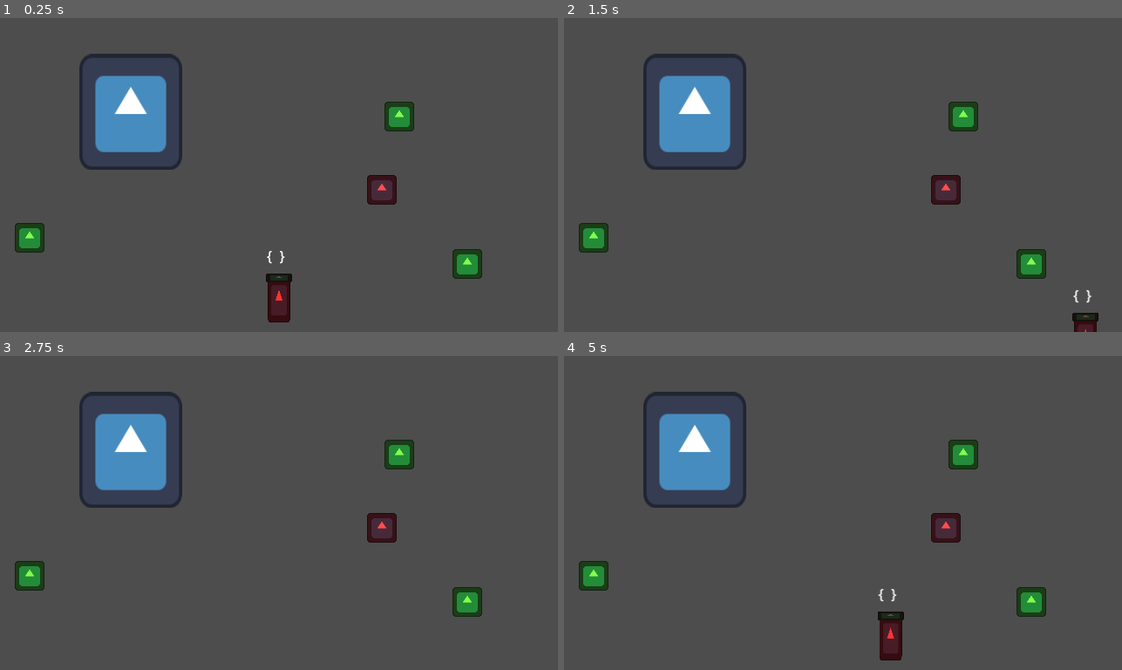
Above: before the commit, frames 1-4 (two rows, left to right).
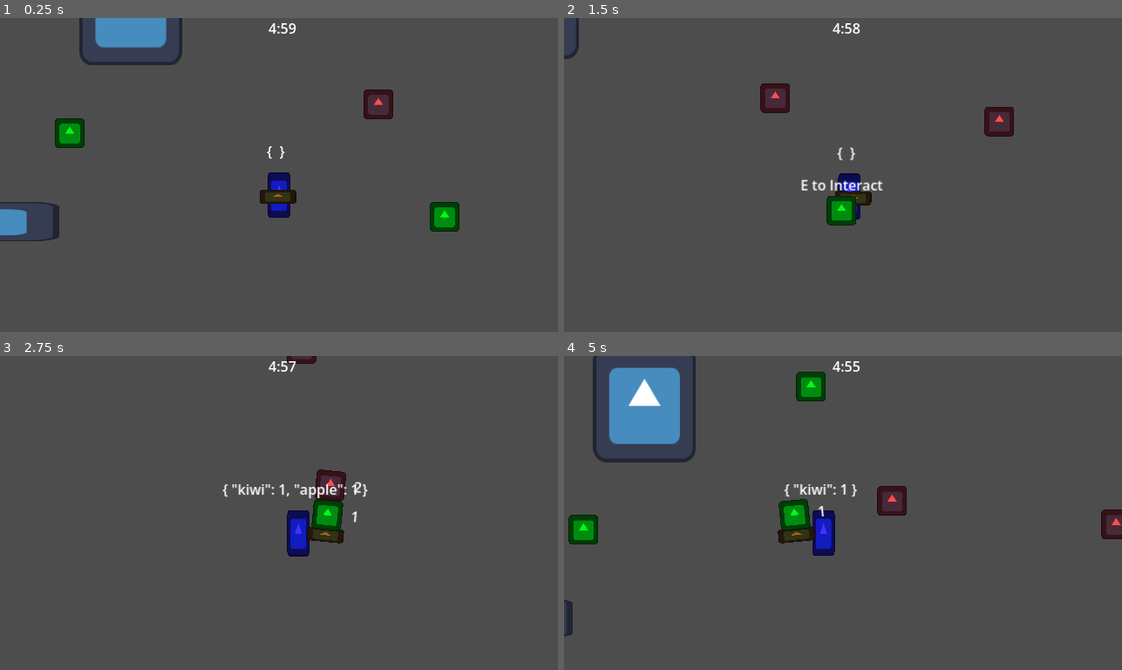
Above: after the commit, the same moments.

Repository: Tabagstine/lsdjam-2026-entry
Game: Godot game, scene res://zones/test_zone.tscn
Two runs of this game, one before a commit and one after it. Both use one fixed random seed, a clock stepped at 60 frames per second and the inputs below. The engine's default icon, where the game draws it, is replaced by a stand-in: a white triangle on a blue panel in a dark square.
Inputs:
- Up to frame 1 (0.25 s): no input
- Up to frame 2 (1.5 s): hold D (move_right) 0.53-1.28 s; tap Q (delete_recent_food) at 0.6 s; tap Space (get_recipe) at 0.8, 1.35 s; hold S (move_down) from 1.28 s (still down)
- Up to frame 3 (2.75 s): tap E (interact) at 1.55, 2.1 s; release S (move_down) at 2.03 s; hold D (move_right) from 2.03 s (still down); tap M (m, bound only after the commit) at 2.3 s
- Up to frame 4 (5 s): release D (move_right) at 2.78 s; hold W (move_up) 2.78-3.53 s; tap M (m, bound only after the commit) at 2.85 s; tap Q (delete_recent_food) at 3.05, 3.6 s; hold A (move_left) from 3.53 s (still down); tap Space (get_recipe) at 3.8, 4.35 s; tap E (interact) at 4.55 s

The runs differ from the first frame. In frame 1, 11% of the frame differs, in the area x 0-87%, y 0-97%; in frame 2, 8.6%; in frame 3, 8.3%; in frame 4, 13%, in the area x 0-100%, y 0-97%.

Commit message:
You can make foods
food yeah and other stuff

Diff:
--- a/food/apple.tscn
+++ /dev/null
@@ -1,9 +0,0 @@
-[gd_scene format=3 uid="uid://qetrk6exq0d6"]
-
-[ext_resource type="PackedScene" uid="uid://ccct1p00ptxd" path="res://food/food_base.tscn" id="1_b4e46"]
-
-[node name="Apple" unique_id=1670747316 instance=ExtResource("1_b4e46")]
-food_name = "apple"
-
-[node name="Sprite" parent="." index="0" unique_id=2085850902]
-modulate = Color(1, 0.3, 0.3, 1)
--- a/food/food_base.gd
+++ b/food/food_base/food_base.gd
@@ -2,19 +2,16 @@
 class_name Food
 
 @export var food_name: String = "food_name"
+@export var stack_sprite: Sprite2D
+@export var weight: float = 1
 
 @onready var interactable_component: InteractableComponent = $InteractableComponent
 @onready var player: Player =get_tree().get_first_node_in_group("player")
-
+var ingredient_display=preload("res://food/food_stack/ingredient_stack_display.tscn")
 
 func _process(_delta: float) -> void:
 	interactable_component.interacted=Input.is_action_just_pressed("interact")
 	interactable_component.tick()
 func interacted():
+	Globals.add_food_to_stack(food_name)
 	queue_free()
-	player.food_stack_order.insert(player.food_stack_order.size(),food_name)
-	if player.foods_carried.has(food_name):
-		player.foods_carried[food_name]+=1
-	else:
-		player.foods_carried[food_name]=1
-	print(player.food_stack_order)
--- a/food/food_base.tscn
+++ b/food/food_base/food_base.tscn
@@ -1,25 +1,19 @@
 [gd_scene format=3 uid="uid://ccct1p00ptxd"]
 
-[ext_resource type="Script" uid="uid://xkr7g5clpc44" path="res://food/food_base.gd" id="1_7iuyj"]
+[ext_resource type="Script" uid="uid://xkr7g5clpc44" path="res://food/food_base/food_base.gd" id="1_7iuyj"]
 [ext_resource type="Texture2D" uid="uid://ehim3sj5my32" path="res://placeholder/icon.svg" id="1_60guh"]
 [ext_resource type="Script" uid="uid://ijjfn4vlhiwq" path="res://global_resources/scripts/interactable_component.gd" id="2_h1500"]
 
 [sub_resource type="RectangleShape2D" id="RectangleShape2D_60guh"]
-size = Vector2(30, 10)
+size = Vector2(20, 7)
 
 [node name="FoodBase" type="StaticBody2D" unique_id=1670747316]
-y_sort_enabled = true
 script = ExtResource("1_7iuyj")
 
 [node name="Sprite" type="Sprite2D" parent="." unique_id=2085850902]
-modulate = Color(0.49833333, 1, 0.3, 1)
 position = Vector2(0, -17)
 scale = Vector2(0.265625, 0.26562503)
 texture = ExtResource("1_60guh")
-
-[node name="Collision" type="CollisionShape2D" parent="." unique_id=976061153]
-position = Vector2(0, -5)
-shape = SubResource("RectangleShape2D_60guh")
 
 [node name="Label" type="Label" parent="." unique_id=1723847955]
 offset_left = -47.0
@@ -34,3 +28,7 @@
 interaction_range = 50.0
 interaction_visual = NodePath("../Label")
 metadata/_custom_type_script = "uid://ijjfn4vlhiwq"
+
+[node name="Collision" type="CollisionShape2D" parent="." unique_id=310405033]
+position = Vector2(0, -3.5)
+shape = SubResource("RectangleShape2D_60guh")
--- /dev/null
+++ b/food/food_stack/ingredient_stack_display.gd
@@ -0,0 +1,10 @@
+extends Node2D
+class_name IngredientStackDisplay
+var stack_number: int
+var height: float
+var stack_order: Array[int]
+
+func _process(_delta: float) -> void:
+	$Label.text=str(stack_number)
+func remove():
+	queue_free()
--- /dev/null
+++ b/food/food_stack/ingredient_stack_display.tscn
@@ -0,0 +1,12 @@
+[gd_scene format=3 uid="uid://d0dym8f872a4w"]
+
+[ext_resource type="Script" uid="uid://01gn1tqb2o18" path="res://food/food_stack/ingredient_stack_display.gd" id="1_nve2f"]
+
+[node name="IngredientStackDisplay" type="Node2D" unique_id=662860180]
+script = ExtResource("1_nve2f")
+
+[node name="Label" type="Label" parent="." unique_id=222846263]
+offset_left = 27.0
+offset_top = -30.0
+offset_right = 67.0
+offset_bottom = -7.0
--- /dev/null
+++ b/food/foods/apple.tscn
@@ -0,0 +1,10 @@
+[gd_scene format=3 uid="uid://qetrk6exq0d6"]
+
+[ext_resource type="PackedScene" uid="uid://ccct1p00ptxd" path="res://food/food_base/food_base.tscn" id="1_b4e46"]
+
+[node name="Apple" unique_id=1670747316 node_paths=PackedStringArray("stack_sprite") instance=ExtResource("1_b4e46")]
+food_name = "apple"
+stack_sprite = NodePath("Sprite")
+
+[node name="Sprite" parent="." index="0" unique_id=2085850902]
+modulate = Color(1, 0.3, 0.3, 1)
--- /dev/null
+++ b/food/foods/fruit_salad.tscn
@@ -0,0 +1,11 @@
+[gd_scene format=3 uid="uid://bxrags220befn"]
+
+[ext_resource type="PackedScene" uid="uid://ccct1p00ptxd" path="res://food/food_base/food_base.tscn" id="1_idw5m"]
+
+[node name="FruitSalad" unique_id=1670747316 node_paths=PackedStringArray("stack_sprite") instance=ExtResource("1_idw5m")]
+food_name = "fruit_salad"
+stack_sprite = NodePath("Sprite")
+weight = 2.0
+
+[node name="Sprite" parent="." index="0" unique_id=2085850902]
+modulate = Color(0.32, 0.7846667, 1, 1)
--- /dev/null
+++ b/food/foods/kiwi.tscn
@@ -0,0 +1,10 @@
+[gd_scene format=3 uid="uid://bymjuhgd6ey74"]
+
+[ext_resource type="PackedScene" uid="uid://ccct1p00ptxd" path="res://food/food_base/food_base.tscn" id="1_t15cs"]
+
+[node name="Kiwi" unique_id=1670747316 node_paths=PackedStringArray("stack_sprite") instance=ExtResource("1_t15cs")]
+food_name = "kiwi"
+stack_sprite = NodePath("Sprite")
+
+[node name="Sprite" parent="." index="0" unique_id=2085850902]
+modulate = Color(0, 1, 0.083333254, 1)
--- a/global_resources/scripts/globals.gd
+++ b/global_resources/scripts/globals.gd
@@ -1,36 +1,60 @@
 extends Node
-var seconds_left: float = 0
-var possible_recipes: Array[Recipe] = [preload("res://recipes/testing_recipe.tres")]
+var time_left: float = 300
+var time_paused: bool = false
+var possible_recipes: Array[Recipe]
 
+func _process(delta: float) -> void:
+	if !time_paused:
+		time_left-=delta
+func _ready():
+	possible_recipes = [add_recipe("failed"),add_recipe("fruit_salad"),add_recipe("kiwis")]
 func get_food_result():
 	var player: Player=get_tree().get_first_node_in_group("player")
-	var food_result: String = "none"
+	var food_result: Recipe = possible_recipes[0]
 	var recipe_passed: bool = true
 	if !player.foods_carried.is_empty():
 		for recipe_num in possible_recipes.size():
-			if !recipe_passed: break
-			#Cycle through all recipes
-			for ingredient_num in possible_recipes[recipe_num].ingredients.size():
-				#Cycle through all ingredients in recipe
-				var current_ingredient = possible_recipes[recipe_num].ingredients.keys()[ingredient_num]
-				var current_ingredient_requirement=possible_recipes[recipe_num].ingredients.get(current_ingredient)
-				recipe_passed=false
-				if player.foods_carried.has(current_ingredient):
-					if player.foods_carried.get(current_ingredient)==current_ingredient_requirement:
-						recipe_passed=true
+			recipe_passed=player.foods_carried==possible_recipes[recipe_num].ingredients
+			if recipe_passed:
+				food_result=possible_recipes[recipe_num]
+	print(food_result.recipe_name)
+	return food_result
+func remove_food_from_stack(ingredient):
+	var player: Player=get_tree().get_first_node_in_group("player")
+	var ingredient_stack=player.bowl.find_child("Stack")
+	if player.food_stack_order.has(ingredient):
+		#Find which ingredient to delete
+		var ingredient_number=0 #Number to be deleted in array
+		for i in player.food_stack_order.size():
+			if player.food_stack_order[i]==ingredient: ingredient_number=i
+		#Remove ingredient from stack
+		player.food_stack_order.remove_at(ingredient_number)
+		ingredient_stack.get_child(ingredient_number).remove()
+		#Food Dictionary Manager
+		player.foods_carried[ingredient]-=1
+		if player.foods_carried[ingredient]<=0:
+			player.foods_carried.erase(ingredient)
+		print(player.food_stack_order)
+func add_food_to_stack(food):
+	var player: Player=get_tree().get_first_node_in_group("player")
+	var ingredient_display=preload("res://food/food_stack/ingredient_stack_display.tscn")
+	var ingredient_stack=player.bowl.find_child("Stack")
+	var food_type: Food = load("res://food/foods/"+str(food)+".tscn").instantiate()
 
-			if recipe_passed:
-				food_result=possible_recipes[recipe_num].recipe_name
-	print(recipe_passed)
-	print(food_result)
-	return food_result
-func remove_food_from_stack(food):
-	var player: Player =get_tree().get_first_node_in_group("player")
-	if player.food_stack_order.has(food):
-		var food_number=0
-		for i in player.food_stack_order.size()-1:
-			if player.food_stack_order[player.food_stack_order.size()-(i+1)]==food:
-				food_number=player.food_stack_order.size()-(i+1)
-		player.food_stack_order.remove_at(food_number)
-		player.foods_carried[food]-=1
-		print(player.food_stack_order)
+	var new_ingredient_display=ingredient_display.instantiate()
+	ingredient_stack.add_child(new_ingredient_display)
+	new_ingredient_display.stack_number=ingredient_stack.get_child_count()
+	new_ingredient_display.height=food_type.stack_sprite.texture.get_height()*food_type.stack_sprite.scale.y
+	food_type.stack_sprite.reparent(new_ingredient_display)
+	food_type.stack_sprite.position=Vector2(0,-(food_type.stack_sprite.texture.get_height()*food_type.stack_sprite.scale.y)/2)
+	food_type.stack_sprite.rotation=0
+
+	player.food_stack_order.insert(player.food_stack_order.size(),food)
+	if player.foods_carried.has(food):
+		player.foods_carried[food]+=1
+	else:
+		player.foods_carried[food]=1
+func add_recipe(recipe: String):
+	return load("res://recipes/"+recipe+".tres")
+func add_time(seconds,minutes):
+	time_left+=seconds+(minutes*60)
--- a/global_resources/scripts/interactable_component.gd
+++ b/global_resources/scripts/interactable_component.gd
@@ -1,14 +1,15 @@
 extends Node
 class_name InteractableComponent
 
+@export var debug: bool
 @export var body: Node2D
 @export var interaction_range: float
 @export var interaction_visual: Node
 
 @onready var target=get_tree().get_first_node_in_group("player")
 
-var in_range: bool
-var interacted: bool
+var in_range: bool = false
+var interacted: bool = false
 
 func tick():
 	if interaction_visual!=null:
--- /dev/null
+++ b/hud.gd
@@ -0,0 +1,9 @@
+extends CanvasLayer
+
+@onready var time_display: Label = $TimeDisplay
+
+func _process(_delta: float) -> void:
+	var seconds=fmod(Globals.time_left,60)
+	var minutes=Globals.time_left/60
+	var final_time := "%01d:%02d"%[minutes,seconds]
+	time_display.text=final_time
--- /dev/null
+++ b/hud.tscn
@@ -0,0 +1,14 @@
+[gd_scene format=3 uid="uid://kv7eudsokva"]
+
+[ext_resource type="Script" uid="uid://bngl6yflvkwgh" path="res://hud.gd" id="1_37p78"]
+
+[node name="HUD" type="CanvasLayer" unique_id=1512505587]
+script = ExtResource("1_37p78")
+
+[node name="TimeDisplay" type="Label" parent="." unique_id=1246372531]
+offset_left = 214.0
+offset_right = 434.0
+offset_bottom = 23.0
+text = "TIME"
+horizontal_alignment = 1
+metadata/_edit_use_anchors_ = true
--- /dev/null
+++ b/kitchen/kitchen_counter.gd
@@ -0,0 +1,16 @@
+extends StaticBody2D
+
+@onready var interactable_component: InteractableComponent = $InteractableComponent
+@onready var player: Player = get_tree().get_first_node_in_group("player")
+
+func _process(_delta: float) -> void:
+	interactable_component.interacted=Input.is_action_just_pressed("interact")
+	interactable_component.tick()
+
+func interacted():
+	var attempted_food:Recipe=Globals.get_food_result()
+	if attempted_food.recipe_name!="failed":
+		for i in player.food_stack_order.size():
+			var recent_food:String=player.food_stack_order[player.food_stack_order.size()-1]
+			Globals.remove_food_from_stack(recent_food)
+		Globals.add_food_to_stack(attempted_food.recipe_name)
--- /dev/null
+++ b/kitchen/kitchen_counter.tscn
@@ -0,0 +1,35 @@
+[gd_scene format=3 uid="uid://l5wj15ypwfhv"]
+
+[ext_resource type="Texture2D" uid="uid://ehim3sj5my32" path="res://placeholder/icon.svg" id="1_waaqv"]
+[ext_resource type="Script" uid="uid://ci1q3h63u2v2j" path="res://kitchen/kitchen_counter.gd" id="1_ywuvc"]
+[ext_resource type="Script" uid="uid://ijjfn4vlhiwq" path="res://global_resources/scripts/interactable_component.gd" id="2_aqlju"]
+
+[sub_resource type="RectangleShape2D" id="RectangleShape2D_aqlju"]
+size = Vector2(234, 13)
+
+[node name="KitchenCounter" type="StaticBody2D" unique_id=1330311833]
+script = ExtResource("1_ywuvc")
+
+[node name="Sprite" type="Sprite2D" parent="." unique_id=1540552350]
+position = Vector2(0, -23.499998)
+scale = Vector2(1.875, 0.35156253)
+texture = ExtResource("1_waaqv")
+
+[node name="Collision" type="CollisionShape2D" parent="." unique_id=1286525900]
+position = Vector2(0, -8.5)
+shape = SubResource("RectangleShape2D_aqlju")
+
+[node name="InteractableComponent" type="Node" parent="." unique_id=218787429 node_paths=PackedStringArray("body", "interaction_visual")]
+script = ExtResource("2_aqlju")
+debug = true
+body = NodePath("..")
+interaction_range = 50.0
+interaction_visual = NodePath("../Label")
+metadata/_custom_type_script = "uid://ijjfn4vlhiwq"
+
+[node name="Label" type="Label" parent="." unique_id=1654382848]
+offset_left = -47.0
+offset_top = -78.0
+offset_right = 48.0
+offset_bottom = -55.0
+text = "E to Interact"
--- a/monster/monster.tscn
+++ b/monster/monster.tscn
@@ -8,7 +8,6 @@
 size = Vector2(118, 45)
 
 [node name="Monster" type="CharacterBody2D" unique_id=968476936]
-y_sort_enabled = true
 script = ExtResource("1_2k2s0")
 
 [node name="Sprite" type="Sprite2D" parent="." unique_id=370451372]
--- a/player/player.gd
+++ b/player/player.gd
@@ -4,16 +4,24 @@
 @export var base_move_speed: float
 @export_range(0,1,0.01) var acceleration: float
 
+@onready var bowl: Node2D = $Bowl
+@onready var bowl_start_pos: Vector2 = $Bowl.position
 var food_stack_order: Array
 var foods_carried: Dictionary
 var move_direction: Vector2
 
 func _physics_process(delta: float) -> void:
-	if Input.is_action_just_pressed("get_recipe"):
-		Globals.get_food_result()
+	if Input.is_action_just_pressed("m"):
+		Globals.add_food_to_stack("apple")
+
+	bowl.position.x=lerpf(bowl.position.x,signf(move_direction.x)*30,delta*10)
+	bowl.rotation=lerpf(bowl.rotation,signf(move_direction.x)/10,delta*10)
+	bowl.position.y=lerpf(bowl.position.y,bowl_start_pos.y,delta*15)
 	if Input.is_action_just_pressed("delete_recent_food"):
 		if !food_stack_order.is_empty():
-			Globals.remove_food_from_stack(food_stack_order[food_stack_order.size()-1])
+			bowl.position.y+=4
+			var recent_food:String=food_stack_order[food_stack_order.size()-1]
+			Globals.remove_food_from_stack(recent_food)
 	$Label.text=str(foods_carried)
 
 	move_direction=Input.get_vector("move_left","move_right","move_up","move_down")
--- a/player/player.tscn
+++ b/player/player.tscn
@@ -2,33 +2,39 @@
 
 [ext_resource type="Texture2D" uid="uid://ehim3sj5my32" path="res://placeholder/icon.svg" id="1_4flbx"]
 [ext_resource type="Script" uid="uid://bsxt1y8brpyya" path="res://player/player.gd" id="1_onrkg"]
+[ext_resource type="Script" uid="uid://bvbdfwucf3jb3" path="res://player/stack.gd" id="3_g1dw6"]
 
 [sub_resource type="RectangleShape2D" id="RectangleShape2D_g4v7s"]
-size = Vector2(22, 9.5)
+size = Vector2(26, 10.75)
 
 [node name="Player" type="CharacterBody2D" unique_id=45304273 groups=["player"]]
-y_sort_enabled = true
 script = ExtResource("1_onrkg")
-base_move_speed = 4000.0
-acceleration = 0.85
+base_move_speed = 3300.0
+acceleration = 0.83
 
 [node name="Sprite" type="Sprite2D" parent="." unique_id=2125349833]
-modulate = Color(1, 0.19999999, 0.19999999, 1)
+modulate = Color(0.25333327, 0.19999999, 1, 1)
 position = Vector2(0, -27)
 scale = Vector2(0.20312501, 0.4130209)
 texture = ExtResource("1_4flbx")
 
 [node name="Collision" type="CollisionShape2D" parent="." unique_id=1264285966]
-position = Vector2(0, -7)
+position = Vector2(0, -6.375)
 shape = SubResource("RectangleShape2D_g4v7s")
 
 [node name="Bowl" type="Node2D" parent="." unique_id=740994939]
+position = Vector2(-19, -16)
 
-[node name="Sprite" type="Sprite2D" parent="Bowl" unique_id=1574650510]
-modulate = Color(0.4, 0.29426667, 0.156, 1)
-position = Vector2(0, -52)
-scale = Vector2(0.23437499, 0.078125)
+[node name="Sprite" type="Sprite2D" parent="Bowl" unique_id=875417230]
+modulate = Color(0.66, 0.37136, 0.11880001, 1)
+position = Vector2(0, -9.000004)
+scale = Vector2(0.328125, 0.12499999)
 texture = ExtResource("1_4flbx")
+
+[node name="Stack" type="Marker2D" parent="Bowl" unique_id=2124864887]
+y_sort_enabled = true
+position = Vector2(0, -15)
+script = ExtResource("3_g1dw6")
 
 [node name="Label" type="Label" parent="." unique_id=1561314609]
 offset_left = -177.0
@@ -36,3 +42,8 @@
 offset_right = 171.0
 offset_bottom = -66.0
 horizontal_alignment = 1
+
+[node name="Camera" type="Camera2D" parent="." unique_id=2072152576]
+offset = Vector2(0, -50)
+position_smoothing_enabled = true
+position_smoothing_speed = 10.0
--- /dev/null
+++ b/player/stack.gd
@@ -0,0 +1,22 @@
+extends Marker2D
+var desired_order: Array[int]
+
+func _process(_delta: float) -> void:
+	fix_ordering_issues()
+	set_ingredient_positions()
+func fix_ordering_issues():
+	desired_order=[]
+	for i in get_child_count():
+		desired_order.insert(0,i+1)
+	desired_order.reverse()
+	for i in get_child_count():
+		if get_children()[i].stack_number!=desired_order[i]:
+			get_children()[i].stack_number=desired_order[i]
+func set_ingredient_positions():
+	for i in get_child_count():
+		var child=get_child(i)
+		var previous_child=get_child(i-1)
+		var final_y=0
+		if i!=0:
+			final_y=previous_child.position.y-previous_child.height
+		child.position.y=lerpf(child.position.y,final_y,0.3)
--- a/project.godot
+++ b/project.godot
@@ -18,6 +18,7 @@
 [autoload]
 
 Globals="*uid://cxwkkvjh4tvki"
+Hud="*uid://kv7eudsokva"
 
 [display]
 
@@ -73,6 +74,11 @@
 "events": [Object(InputEventKey,"resource_local_to_scene":false,"resource_name":"","device":-1,"window_id":0,"alt_press …(192 unchanged characters)…
 ]
 }
+m={
+"deadzone": 0.2,
+"events": [Object(InputEventKey,"resource_local_to_scene":false,"resource_name":"","device":-1,"window_id":0,"alt_pressed":false,"shift_pressed":false,"ctrl_pressed":false,"meta_pressed":false,"pressed":false,"keycode":0,"physical_keycode":77,"key_label":0,"unicode":109,"location":0,"echo":false,"script":null)
+]
+}
 
 [physics]
 
--- /dev/null
+++ b/recipes/failed.tres
@@ -0,0 +1,8 @@
+[gd_resource type="Resource" script_class="Recipe" format=3 uid="uid://bw05drfe1h5eg"]
+
+[ext_resource type="Script" uid="uid://lueggdlh80m5" path="res://recipes/recipe.gd" id="1_irpdp"]
+
+[resource]
+script = ExtResource("1_irpdp")
+recipe_name = "failed"
+metadata/_custom_type_script = "uid://lueggdlh80m5"
--- /dev/null
+++ b/recipes/fruit_salad.tres
@@ -0,0 +1,13 @@
+[gd_resource type="Resource" script_class="Recipe" format=3 uid="uid://curmntgo18mav"]
+
+[ext_resource type="Script" uid="uid://lueggdlh80m5" path="res://recipes/recipe.gd" id="1_msu1v"]
+
+[resource]
+script = ExtResource("1_msu1v")
+minigame = "Chopping"
+recipe_name = "fruit_salad"
+ingredients = Dictionary[String, int]({
+"apple": 1,
+"kiwi": 2
+})
+metadata/_custom_type_script = "uid://lueggdlh80m5"
--- /dev/null
+++ b/recipes/kiwis.tres
@@ -0,0 +1,12 @@
+[gd_resource type="Resource" script_class="Recipe" format=3 uid="uid://ls7i6cbp1j8t"]
+
+[ext_resource type="Script" uid="uid://lueggdlh80m5" path="res://recipes/recipe.gd" id="1_f6ucl"]
+
+[resource]
+script = ExtResource("1_f6ucl")
+minigame = "Chopping"
+recipe_name = "kiwis"
+ingredients = Dictionary[String, int]({
+"kiwi": 2
+})
+metadata/_custom_type_script = "uid://lueggdlh80m5"
--- a/recipes/testing_recipe.tres
+++ /dev/null
@@ -1,12 +0,0 @@
-[gd_resource type="Resource" script_class="Recipe" format=3 uid="uid://c0krq62qvmpf2"]
-
-[ext_resource type="Script" uid="uid://lueggdlh80m5" path="res://recipes/recipe.gd" id="1_6e8ew"]
-
-[resource]
-script = ExtResource("1_6e8ew")
-minigame = "Chopping"
-ingredients = Dictionary[String, int]({
-"apple": 1,
-"food_name": 2
-})
-metadata/_custom_type_script = "uid://lueggdlh80m5"
--- a/zones/test_zone.tscn
+++ b/zones/test_zone.tscn
@@ -2,26 +2,33 @@
 
 [ext_resource type="PackedScene" uid="uid://brfrwlwo4clc" path="res://monster/monster.tscn" id="1_esqlh"]
 [ext_resource type="PackedScene" uid="uid://lyaxnkodrwic" path="res://player/player.tscn" id="2_sqwcv"]
-[ext_resource type="PackedScene" uid="uid://ccct1p00ptxd" path="res://food/food_base.tscn" id="3_sqwcv"]
-[ext_resource type="PackedScene" uid="uid://qetrk6exq0d6" path="res://food/apple.tscn" id="4_ogn4w"]
+[ext_resource type="PackedScene" uid="uid://bymjuhgd6ey74" path="res://food/foods/kiwi.tscn" id="4_2t3pr"]
+[ext_resource type="PackedScene" uid="uid://qetrk6exq0d6" path="res://food/foods/apple.tscn" id="4_ogn4w"]
+[ext_resource type="PackedScene" uid="uid://l5wj15ypwfhv" path="res://kitchen/kitchen_counter.tscn" id="5_2t3pr"]
 
 [node name="TestZone" type="Node2D" unique_id=1308950749]
 y_sort_enabled = true
 
-[node name="Monster" parent="." unique_id=968476936 instance=ExtResource("1_esqlh")]
-position = Vector2(150, 176)
+[node name="Apple4" parent="." unique_id=1926744622 instance=ExtResource("4_ogn4w")]
+position = Vector2(691, 263)
+
+[node name="Apple5" parent="." unique_id=1725076202 instance=ExtResource("4_ogn4w")]
+position = Vector2(434, 236)
 
 [node name="Player" parent="." unique_id=45304273 instance=ExtResource("2_sqwcv")]
 position = Vector2(320, 350)
 
-[node name="FoodBase" parent="." unique_id=1670747316 instance=ExtResource("3_sqwcv")]
-position = Vector2(458, 130)
+[node name="Monster" parent="." unique_id=968476936 instance=ExtResource("1_esqlh")]
+position = Vector2(150, 176)
 
-[node name="FoodBase2" parent="." unique_id=115554169 instance=ExtResource("3_sqwcv")]
-position = Vector2(536, 299)
+[node name="Kiwi4" parent="." unique_id=1729386149 instance=ExtResource("4_2t3pr")]
+position = Vector2(80, 269)
 
-[node name="FoodBase3" parent="." unique_id=1391419815 instance=ExtResource("3_sqwcv")]
-position = Vector2(34, 269)
+[node name="Kiwi2" parent="." unique_id=234959472 instance=ExtResource("4_2t3pr")]
+position = Vector2(510, 365)
 
-[node name="Apple" parent="." unique_id=927962565 instance=ExtResource("4_ogn4w")]
-position = Vector2(438, 214)
+[node name="Kiwi3" parent="." unique_id=301203381 instance=ExtResource("4_2t3pr")]
+position = Vector2(341, 105)
+
+[node name="KitchenCounter" parent="." unique_id=1330311833 instance=ExtResource("5_2t3pr")]
+position = Vector2(-52, 377)
Renamed: food/food_base.gd.uid -> food/food_base/food_base.gd.uid
Not shown, added: food/food_stack/ingredient_stack_display.gd.uid
Not shown, added: hud.gd.uid
Not shown, added: kitchen/kitchen_counter.gd.uid
Not shown, added: player/stack.gd.uid
Not shown, added: food/kiwi.tscn1223229192.tmp
Not shown, added: ingredient_stack_display.tscn4563505596.tmp
